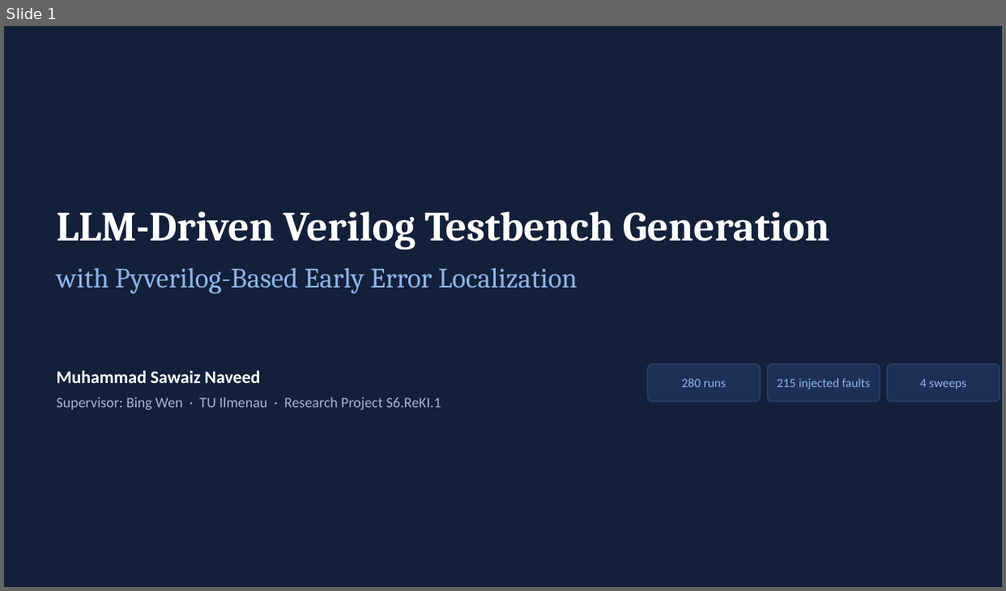
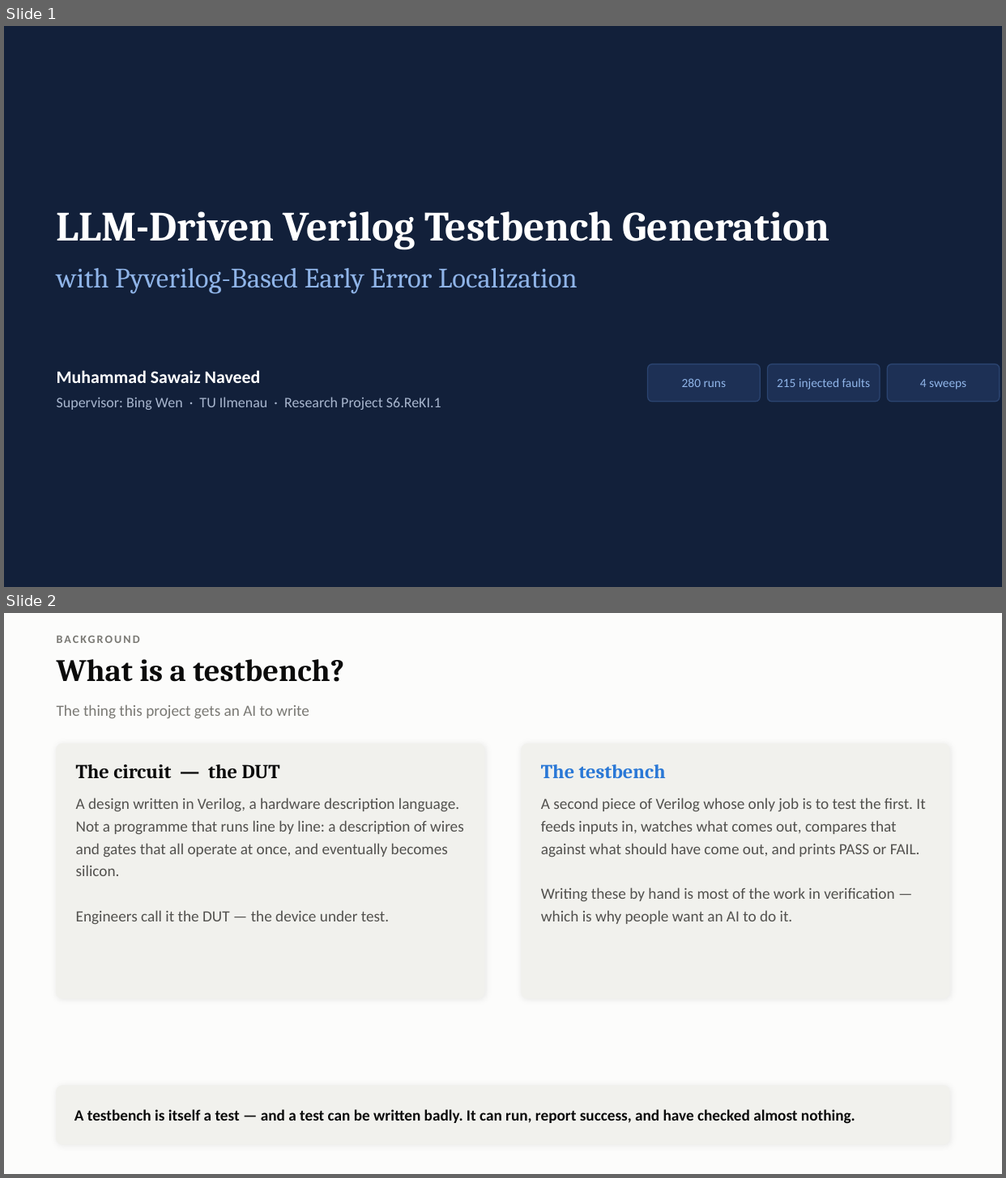
Before and after one commit to Sawaiz-zip/agentic-verilog-testbench, a slide deck: docs/presentation.pptx. Shown one above the other, each under a label of ours: slide 1 before the commit, slides 1 and 2 after it. The pictures are 1006x591 and 1006x1178 pixels, drawn with LibreOffice and Linux fonts; fonts in the diff are those of the drawing. Boxes give left, top, right and bottom in pixels: in the first picture for what was removed or moved away, otherwise in the second. Text is boxed around its words. In the diff, an @@ line names an element or a change of style, - is before the commit and + after.

```diff
--- a/docs/presentation.pptx
+++ b/docs/presentation.pptx
@@ slide 2 added at (x1=4, y1=613, x2=1002, y2=1174), background #FCFCFB @@
@@ text added at (x1=57, y1=628, x2=949, y2=650), 11 pt, text #7A7974, bold @@
+BACKGROUND
@@ text added at (x1=57, y1=659, x2=344, y2=682), 30 pt, text #0B0B0B, bold @@
+What is a testbench?
@@ text added at (x1=57, y1=705, x2=309, y2=718), 15 pt, text #7A7974 @@
+The thing this project gets an AI to write
@@ rounded rectangle added at (x1=57, y1=744, x2=484, y2=999), fill #F1F1ED, outline #F1F1ED 1 pt @@
@@ rounded rectangle added at (x1=522, y1=744, x2=949, y2=999), fill #F1F1ED, outline #F1F1ED 1 pt @@
@@ text added at (x1=76, y1=764, x2=280, y2=778), 19 pt, text #0B0B0B, bold @@
+The circuit — the DUT
@@ text added at (x1=541, y1=764, x2=666, y2=778), 19 pt, text #2A78D6, bold @@
+The testbench
@@ text added at (x1=76, y1=798, x2=464, y2=925), 15 pt, text #52514E @@
+A design written in Verilog, a hardware description language. Not a programme that runs line by line: a description of wires and gates that all operate at once, and eventually becomes silicon.
+Engineers call it the DUT — the device under test.
@@ text added at (x1=541, y1=798, x2=925, y2=924), 15 pt, text #52514E @@
+A second piece of Verilog whose only job is to test the first. It feeds inputs in, watches what comes out, compares that against what should have come out, and prints PASS or FAIL.
+Writing these by hand is most of the work in verification — which is why people want an AI to do it.
@@ rounded rectangle added at (x1=57, y1=1086, x2=949, y2=1144), fill #F1F1ED, outline #F1F1ED 1 pt @@
@@ text added at (x1=74, y1=1110, x2=855, y2=1124), 15 pt, text #0B0B0B, bold @@
+A testbench is itself a test — and a test can be written badly. It can run, report success, and have checked almost nothing.
```
Also in this commit, not shown: 1 slide changed, 7 other slides added, 4 slides removed, 1 other file.
